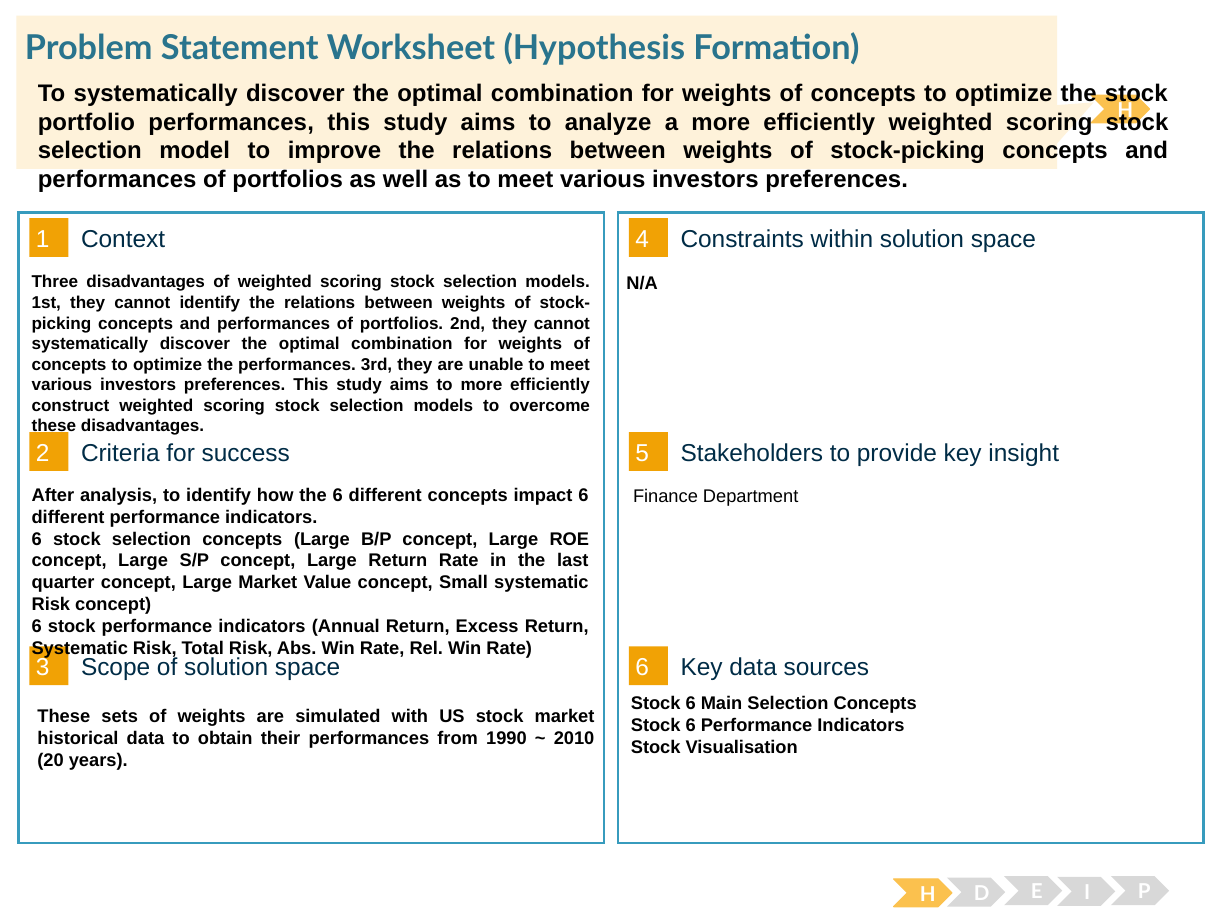
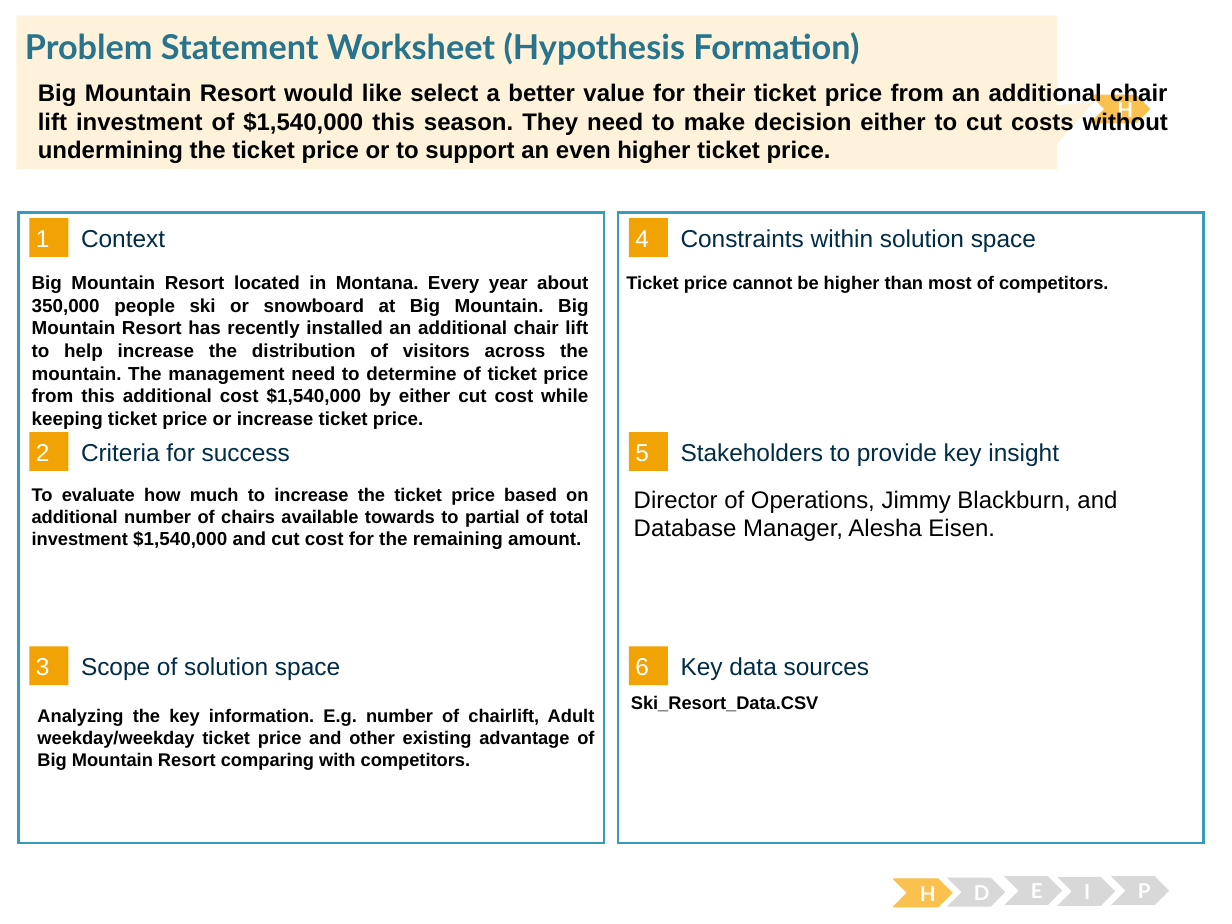
Before and after one commit to dingyihang2000/Springboard, a slide deck: slide 1 of Capstone1/Evelyn_Ding_PSW_GuidedCapstone1.pptx. Drawn at 1232x924 pixels with LibreOffice and Linux fonts; fonts in the diff are those of the drawing. Boxes give left, top, right and bottom in pixels: in the first picture for what was removed or moved away, otherwise in the second. Text is boxed around its words. In the diff, an @@ line names an element or a change of style, - is before the commit and + after.

Commit message:
Capstone1

```diff
--- a/Capstone1/Evelyn_Ding_PSW_GuidedCapstone1.pptx
+++ b/Capstone1/Evelyn_Ding_PSW_GuidedCapstone1.pptx
@@ text at (38,82,1168,163): text changed @@
-To systematically discover the optimal combination for weights of concepts to optimize the stock portfolio performances, this study aims to analyze a more efficiently weighted scoring stock selection model to improve the relations between weights of stock-picking concepts and performances of portfolios as well as to meet various investors preferences.
+Big Mountain Resort would like select a better value for their ticket price from an additional chair lift investment of $1,540,000 this season. They need to make decision either to cut costs without undermining the ticket price or to support an even higher ticket price.
@@ text at (32,275,588,429): text changed; size 10 to 11 pt @@
-Three disadvantages of weighted scoring stock selection models. 1st, they cannot identify the relations between weights of stock-picking concepts and performances of portfolios. 2nd, they cannot systematically discover the optimal combination for weights of concepts to optimize the performances. 3rd, they are unable to meet various investors preferences. This study aims to more efficiently construct weighted scoring stock selection models to overcome these disadvantages.
+Big Mountain Resort located in Montana. Every year about 350,000 people ski or snowboard at Big Mountain. Big Mountain Resort has recently installed an additional chair lift to help increase the distribution of visitors across the mountain. The management need to determine of ticket price from this additional cost $1,540,000 by either cut cost while keeping ticket price or increase ticket price.
@@ text at (626,275,1108,292): text changed @@
-N/A
+Ticket price cannot be higher than most of competitors.
@@ text at (32,487,589,549): text changed @@
-After analysis, to identify how the 6 different concepts impact 6 different performance indicators.
-6 stock selection concepts (Large B/P concept, Large ROE concept, Large S/P concept, Large Return Rate in the last quarter concept, Large Market Value concept, Small systematic Risk concept)
-6 stock performance indicators (Annual Return, Excess Return, Systematic Risk, Total Risk, Abs. Win Rate, Rel. Win Rate)
+To evaluate how much to increase the ticket price based on additional number of chairs available towards to partial of total investment $1,540,000 and cut cost for the remaining amount.
@@ text at (634,490,1117,541): text changed; size 10.7 to 14 pt @@
-Finance Department
+Director of Operations, Jimmy Blackburn, and Database Manager, Alesha Eisen.
@@ text at (37,708,595,770): text changed @@
-These sets of weights are simulated with US stock market historical data to obtain their performances from 1990 ~ 2010 (20 years).
+Analyzing the key information. E.g. number of chairlift, Adult weekday/weekday ticket price and other existing advantage of Big Mountain Resort comparing with competitors.
@@ text at (631,695,819,712): text changed @@
-Stock 6 Main Selection Concepts
-Stock 6 Performance Indicators
-Stock Visualisation
+Ski_Resort_Data.CSV
```
